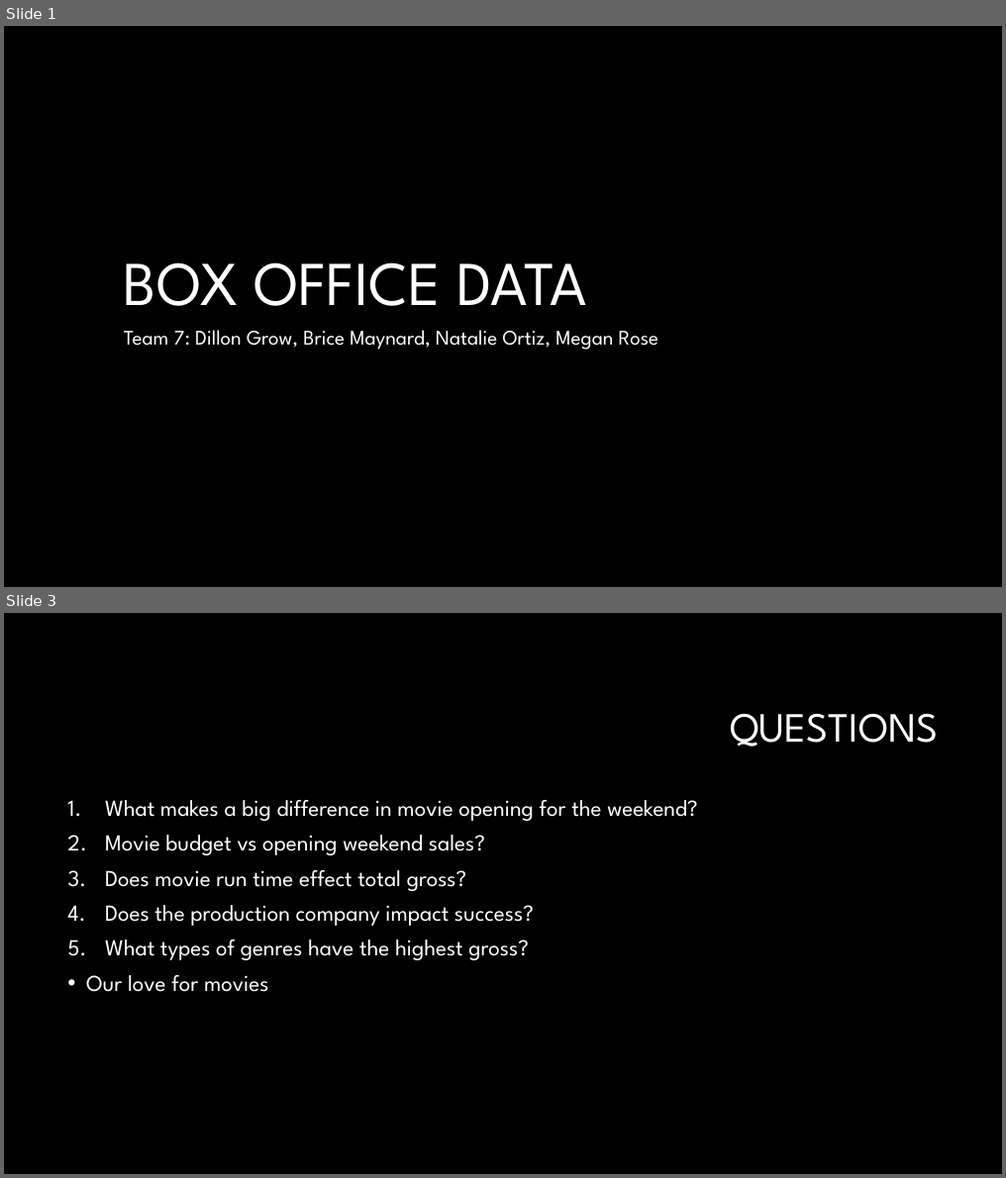
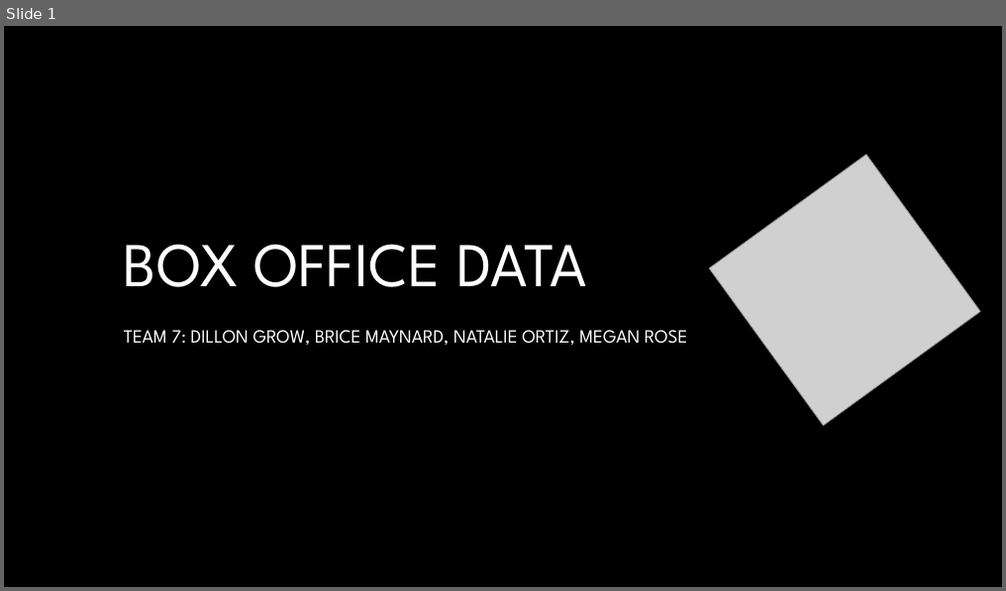
Before and after one commit to Dillongrow/Project_1, a slide deck: Box office data.pptx. Shown one above the other, each under a label of ours: slides 1 and 3 before the commit, slide 1 after it; the slides between them are not shown. The pictures are 1006x1178 and 1006x591 pixels, drawn with LibreOffice and Linux fonts; fonts in the diff are those of the drawing; grey boxes stand for pictures; background and template pictures are left out. Boxes give left, top, right and bottom in pixels: in the first picture for what was removed or moved away, otherwise in the second. Text is boxed around its words. In the diff, an @@ line names an element or a change of style, - is before the commit and + after.

```diff
--- a/Box office data.pptx
+++ b/Box office data.pptx
@@ slide 3 removed at [4, 613, 1002, 1174], background #000000 @@
@@ title removed at [730, 713, 938, 747] @@
-QUESTIONS
@@ text removed at [86, 800, 697, 992] @@
-1. What makes a big difference in movie opening for the weekend?
-2. Movie budget vs opening weekend sales?
-3. Does movie run time effect total gross?
-4. Does the production company impact success?
-5. What types of genres have the highest gross?
-• Our love for movies
@@ slide 1 changed as well @@
@@ title "BOX OFFICE DATA": place and size @@
-title "BOX OFFICE DATA" at [124, 263, 586, 306]
+title "BOX OFFICE DATA" at [124, 244, 586, 287]
@@ picture added at [710, 155, 981, 426] @@
@@ subtitle at [124, 330, 688, 345]: text changed; size 20 to 18 pt @@
-Team 7: Dillon Grow, Brice Maynard, Natalie Ortiz, Megan Rose
+TEAM 7: DILLON GROW, BRICE MAYNARD, NATALIE ORTIZ, MEGAN ROSE
```
Also in this commit, not shown: 3 other slides changed, 4 slides added, 3 other slides removed.
